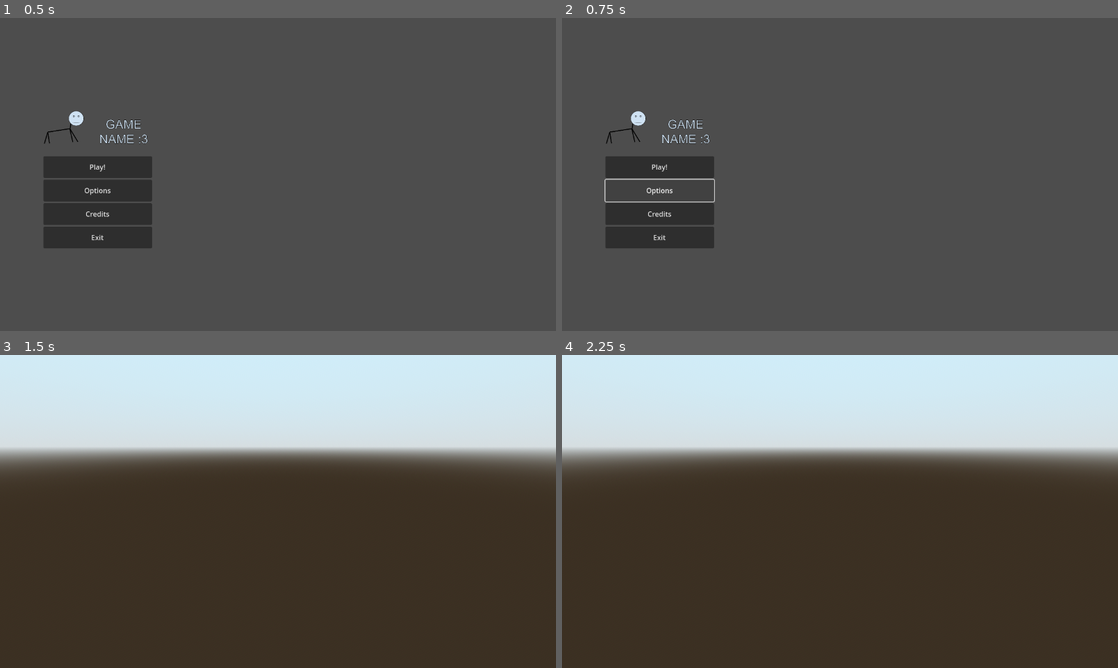
Above: before the commit, frames 1-4 (two rows, left to right).
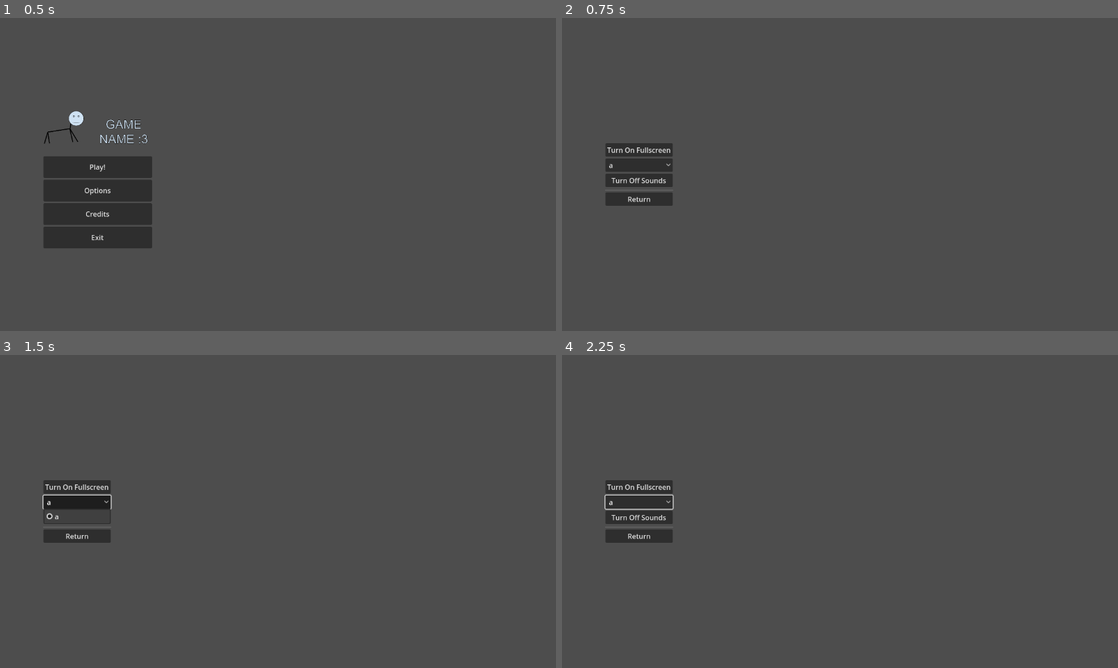
Above: after the commit, the same moments.

Repository: undeadjess/videogame
Game: Godot game, scene res://scenes/MainMenu.tscn
The game is run twice, just before and just after one commit, with the same random seed, the same clock (stepped at 60 frames per second) and the same inputs.
Inputs (mouse positions are in pixels of both pictures, inside the frame that each line leads up to):
- Up to frame 1 (0.5 s): no input
- Up to frame 2 (0.75 s): click "Options" at 0.5 s
- Up to frame 3 (1.5 s): click (77, 502) at 1.25 s, where only the run after the commit has a clickable "a"
- Up to frame 4 (2.25 s): click (639, 517) at 2 s, where only the run after the commit has a clickable "Turn Off Sounds"

Frame 1 is identical in both runs. In frame 2, 4.4% of the frame differs, in the area x 7-28%, y 29-74%; in frame 3, 96%, in the area x 0-100%, y 0-100%; in frame 4, 95%.

Commit message:
Add the start of a options screen

Diff:
--- /dev/null
+++ b/src/scenes/optionsMenu.tscn
@@ -0,0 +1,58 @@
+[gd_scene load_steps=3 format=3 uid="uid://cdswrkef75uyr"]
+
+[ext_resource type="Script" path="res://scripts/menus/optionsMenu.gd" id="1_tyehx"]
+[ext_resource type="Script" path="res://scripts/menus/options/dropdownFullscreen.gd" id="2_ancn8"]
+
+[node name="optionsMenu" type="MarginContainer"]
+anchors_preset = 8
+anchor_left = 0.5
+anchor_top = 0.5
+anchor_right = 0.5
+anchor_bottom = 0.5
+offset_left = -640.0
+offset_top = -360.0
+offset_right = 640.0
+offset_bottom = 360.0
+grow_horizontal = 2
+grow_vertical = 2
+theme_override_constants/margin_left = 100
+theme_override_constants/margin_top = 60
+theme_override_constants/margin_right = 100
+theme_override_constants/margin_bottom = 60
+script = ExtResource("1_tyehx")
+
+[node name="menu" type="HBoxContainer" parent="."]
+layout_mode = 2
+
+[node name="menuList" type="VBoxContainer" parent="menu"]
+custom_minimum_size = Vector2(1, 1)
+layout_mode = 2
+size_flags_stretch_ratio = 0.0
+alignment = 1
+
+[node name="buttonToggleFullscreen" type="Button" parent="menu/menuList"]
+layout_mode = 2
+text = "Turn On Fullscreen"
+
+[node name="dropdownFullscreen" type="OptionButton" parent="menu/menuList"]
+layout_mode = 2
+script = ExtResource("2_ancn8")
+
+[node name="buttonToggleSounds" type="Button" parent="menu/menuList"]
+layout_mode = 2
+text = "Turn Off Sounds"
+
+[node name="HSeparator" type="HSeparator" parent="menu/menuList"]
+layout_mode = 2
+
+[node name="buttonReturn" type="Button" parent="menu/menuList"]
+layout_mode = 2
+text = "Return"
+
+[node name="TextureRect" type="TextureRect" parent="menu"]
+layout_mode = 2
+size_flags_horizontal = 3
+
+[connection signal="pressed" from="menu/menuList/buttonToggleFullscreen" to="." method="_on_buttonToggleFullscreen_pressed"]
+[connection signal="pressed" from="menu/menuList/buttonToggleSounds" to="." method="_on_buttonToggleSounds_pressed"]
+[connection signal="pressed" from="menu/menuList/buttonReturn" to="." method="_on_buttonReturn_pressed"]
--- a/src/scripts/menus/mainMenu.gd
+++ b/src/scripts/menus/mainMenu.gd
@@ -16,7 +16,7 @@
 
 
 func _on_buttonOptions_pressed():
-	print("options button pressed")
+	get_tree().change_scene_to_file("res://scenes/optionsMenu.tscn")
 
 
 func _on_buttonCredits_pressed():
--- /dev/null
+++ b/src/scripts/menus/options/dropdownFullscreen.gd
@@ -0,0 +1,11 @@
+extends OptionButton
+
+
+# Called when the node enters the scene tree for the first time.
+func _ready():
+	pass # Replace with function body.
+
+
+# Called every frame. 'delta' is the elapsed time since the previous frame.
+func _process(delta):
+	pass
--- /dev/null
+++ b/src/scripts/menus/optionsMenu.gd
@@ -0,0 +1,32 @@
+extends MarginContainer
+
+
+
+
+# Called when the node enters the scene tree for the first time.
+func _ready():
+	add_fullscreenDropdown_items()
+
+
+
+# Called every frame. 'delta' is the elapsed time since the previous frame.
+func _process(delta):
+	pass
+
+
+func _on_buttonToggleFullscreen_pressed():
+	if DisplayServer.window_get_mode() == DisplayServer.WINDOW_MODE_FULLSCREEN:
+		DisplayServer.window_set_mode(DisplayServer.WINDOW_MODE_WINDOWED)
+	else:
+		DisplayServer.window_set_mode(DisplayServer.WINDOW_MODE_FULLSCREEN)
+
+func add_fullscreenDropdown_items():
+	$menu/menuList/dropdownFullscreen.add_item("a")
+
+
+func _on_buttonToggleSounds_pressed():
+	pass # Replace with function body.
+
+
+func _on_buttonReturn_pressed():
+	get_tree().change_scene_to_file("res://scenes/mainMenu.tscn")
